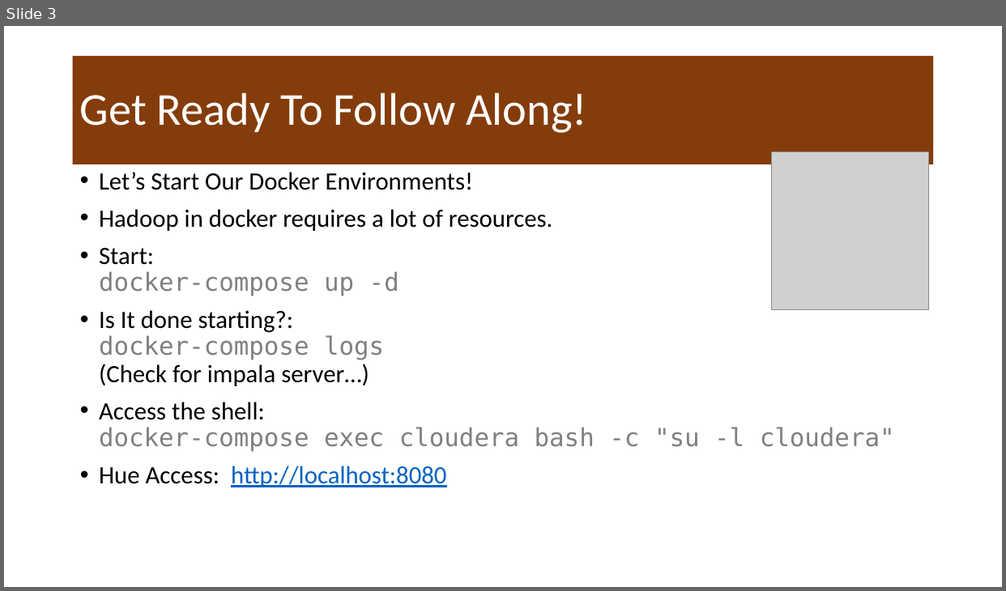
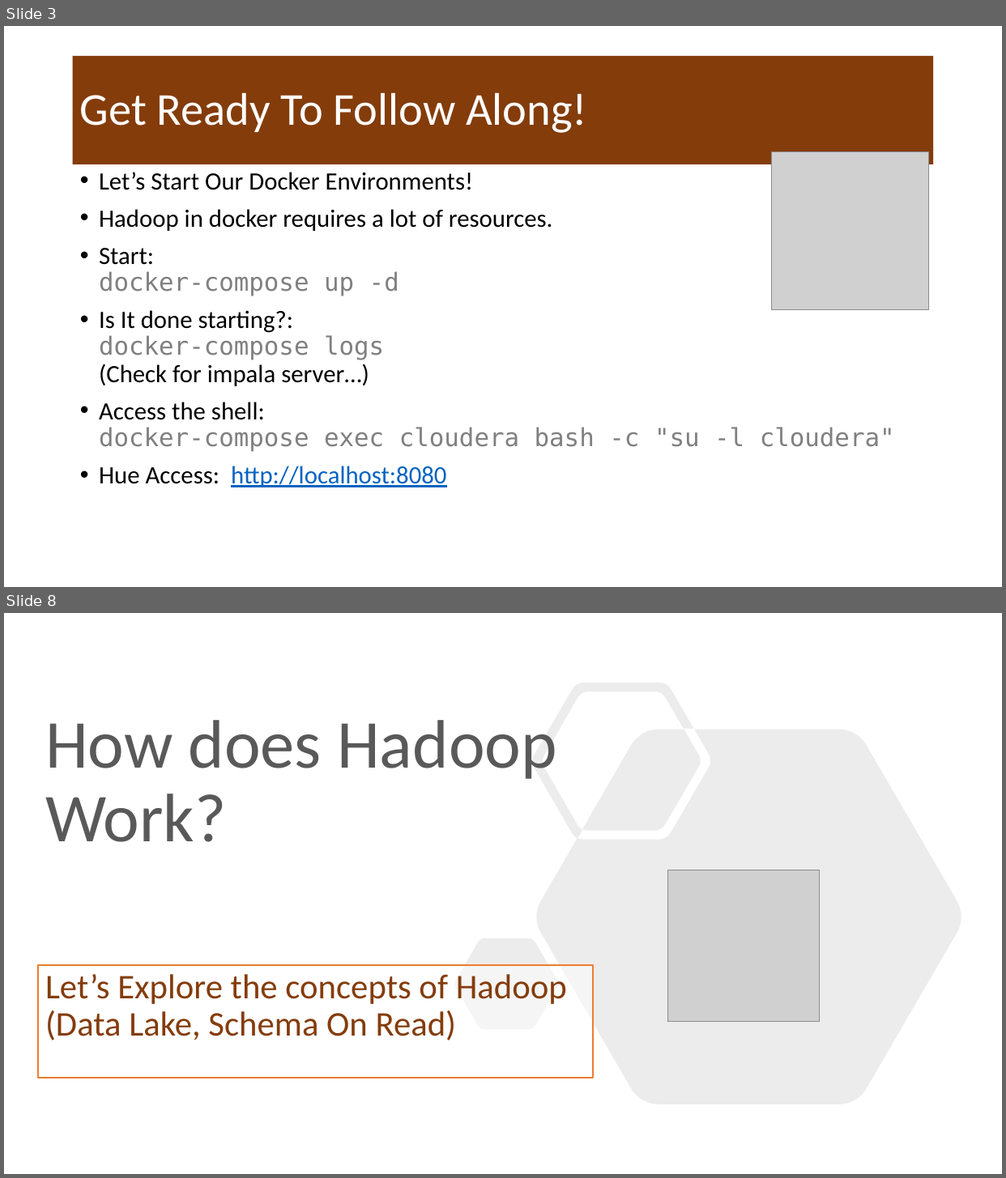
Before and after one commit to mafudge/ist769-old, a slide deck: content/C-Hadoop/C-Hadoop.pptx. Shown one above the other, each under a label of ours: slide 3 before the commit, slides 3 and 8 after it; the slides between them are not shown. The pictures are 1006x591 and 1006x1178 pixels, drawn with LibreOffice and Linux fonts; fonts in the diff are those of the drawing; grey boxes stand for pictures. Boxes give left, top, right and bottom in pixels: in the first picture for what was removed or moved away, otherwise in the second. Text is boxed around its words. In the diff, an @@ line names an element or a change of style, - is before the commit and + after.

Commit message:
hadoop c

```diff
--- a/content/C-Hadoop/C-Hadoop.pptx
+++ b/content/C-Hadoop/C-Hadoop.pptx
@@ slide 8 added at (4, 613, 1002, 1174), background #FFFFFF @@
@@ freeform shape added at (455, 683, 961, 1105), fill #808080 at 15% opacity @@
@@ title added at (45, 720, 557, 842), 66 pt, text #595959 @@
+How does Hadoop
+Work?
@@ picture added at (667, 871, 819, 1022) @@
@@ subtitle added at (38, 965, 593, 1078), fill #FFFFFF at 50% opacity, outline #ED7D31 1.5 pt, 33.3 pt, text #843C0B @@
+Let’s Explore the concepts of Hadoop (Data Lake, Schema On Read)
```
Also in this commit, not shown: 35 other slides added, 1 slide removed.
